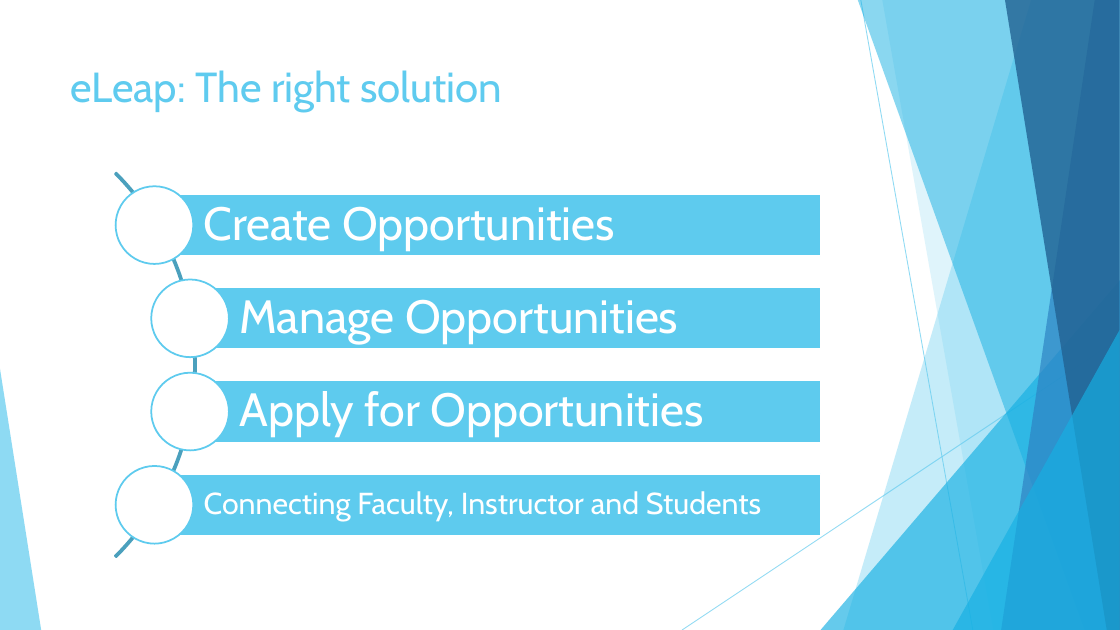
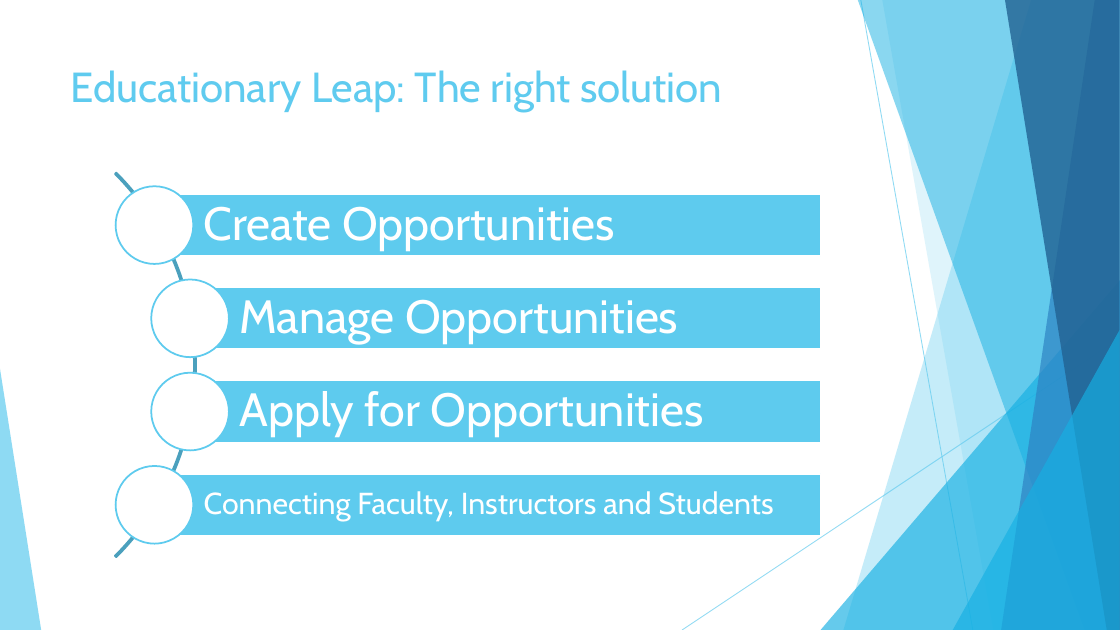
Before and after one commit to jpmarinacci/capstone, a slide deck: slide 5 of documentation/eLeapDeck-06052018.pptx. Drawn at 1120x630 pixels with LibreOffice and Linux fonts; fonts in the diff are those of the drawing. Boxes give left, top, right and bottom in pixels: in the first picture for what was removed or moved away, otherwise in the second. Text is boxed around its words. In the diff, an @@ line names an element or a change of style, - is before the commit and + after.

```diff
--- a/documentation/eLeapDeck-06052018.pptx
+++ b/documentation/eLeapDeck-06052018.pptx
@@ title at [71,70,722,112]: text changed @@
-eLeap: The right solution
+Educationary Leap: The right solution
@@ text at [204,491,773,521]: text changed @@
-Connecting Faculty, Instructor and Students
+Connecting Faculty, Instructors and Students
```
Also in this commit, not shown: 2 other slides changed.
